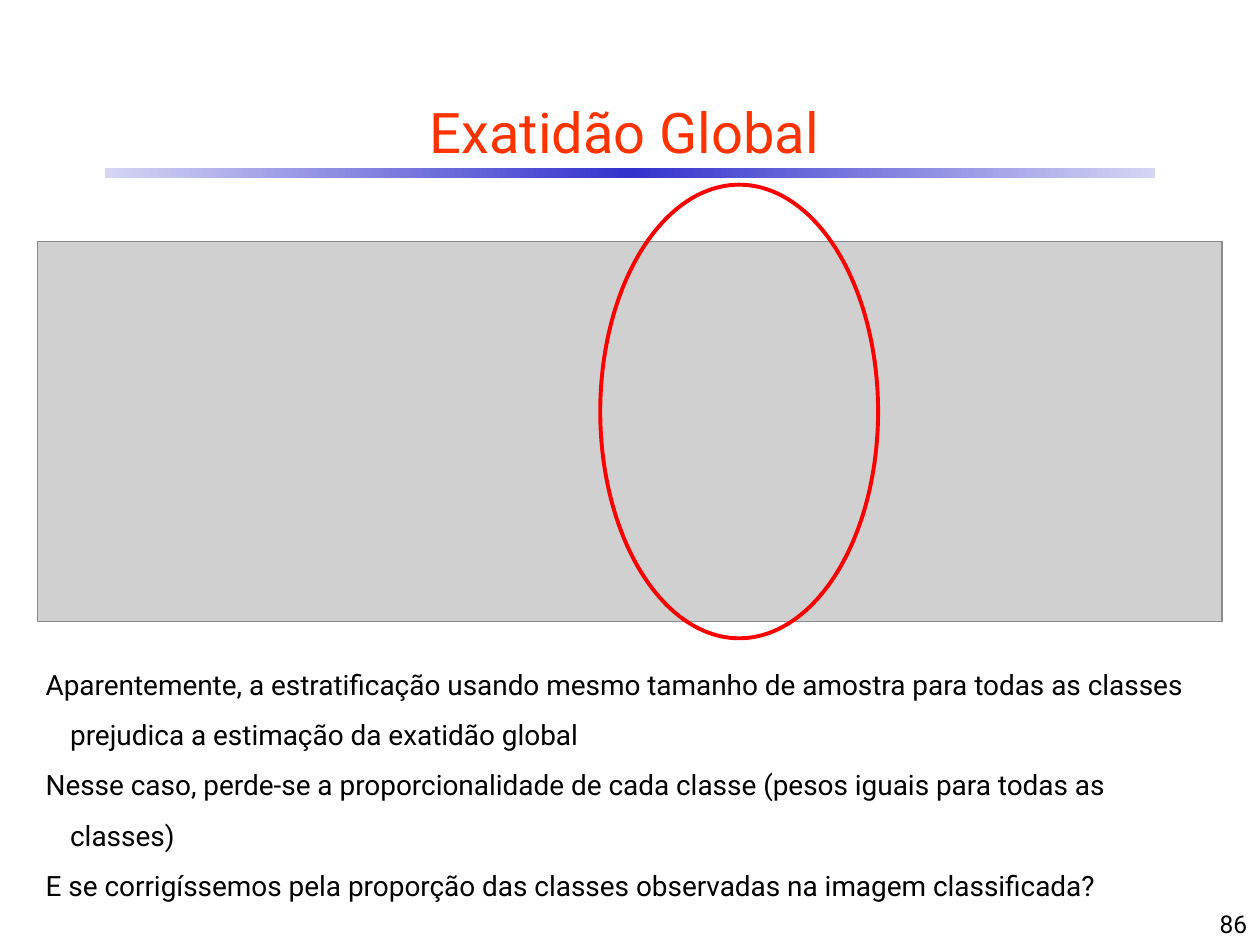
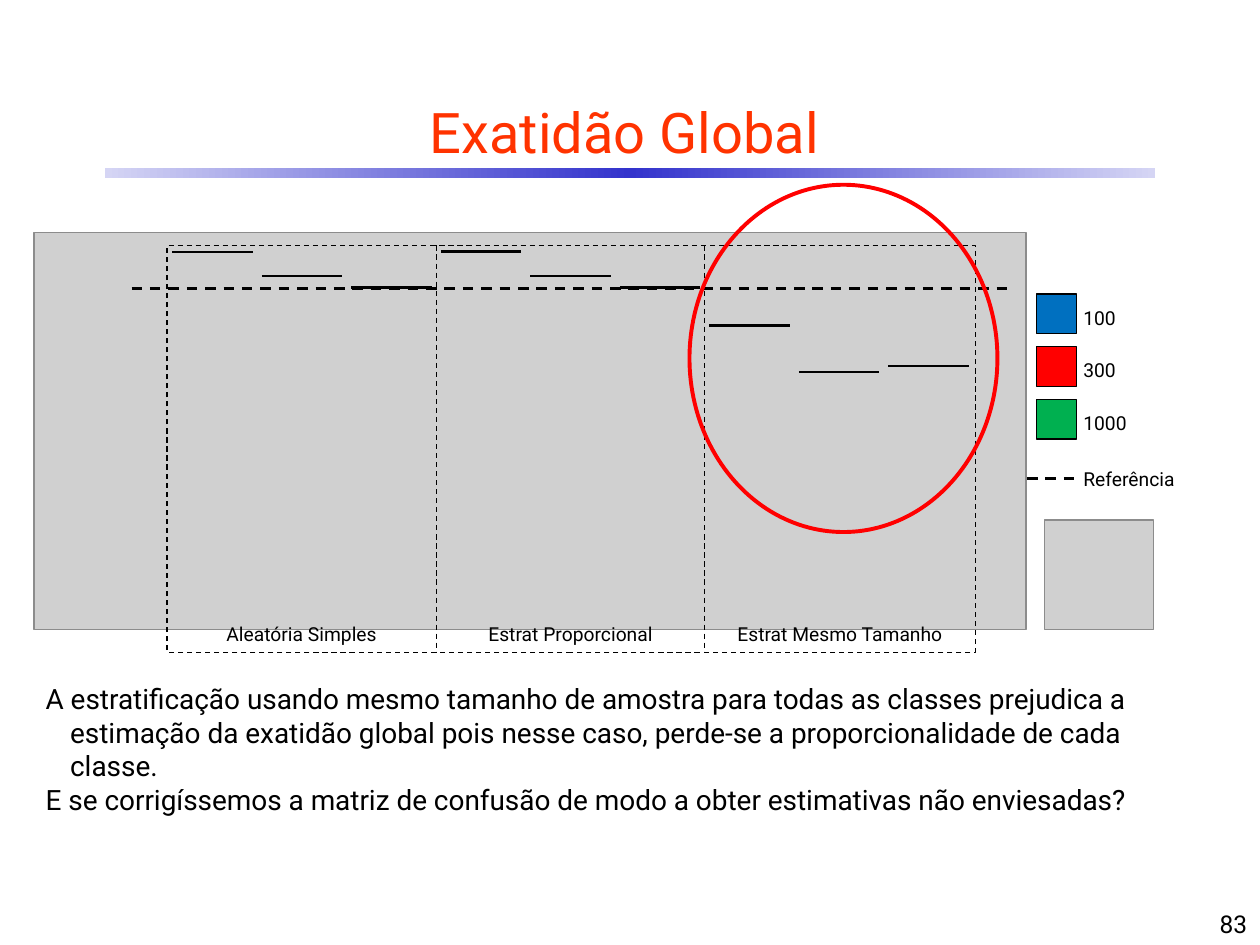
Before and after one commit to CDRenno/Estatistica, a slide deck: slide 83 of ppt/12AvalClass.pptx (slide 86 before the commit). Drawn at 1260x945 pixels with LibreOffice and Linux fonts; fonts in the diff are those of the drawing; grey boxes stand for pictures. Boxes give left, top, right and bottom in pixels: in the first picture for what was removed or moved away, otherwise in the second. Text is boxed around its words. In the diff, an @@ line names an element or a change of style, - is before the commit and + after.

```diff
--- a/ppt/12AvalClass.pptx
+++ b/ppt/12AvalClass.pptx
@@ ellipse: place and size @@
-ellipse at <box>600,185,877,639</box>
+ellipse at <box>689,185,997,533</box>
@@ picture: place and size @@
-picture at <box>38,242,1222,621</box>
+picture at <box>34,233,1026,630</box>
@@ line added from (131, 289) to (1009, 289), #000000 1.5 pt dashed @@
@@ group added at <box>173,252,969,372</box>: 9 lines @@
@@ group added at <box>1027,294,1174,487</box>: 4 texts, 3 rectangles, 1 line @@
+1000
+300
+100
+Referência
@@ picture added at <box>1045,520,1154,630</box> @@
@@ group added at <box>168,246,976,653</box>: 3 texts, 2 lines, 1 rectangle @@
+Aleatória Simples
+Estrat Proporcional
+Estrat Mesmo Tamanho
@@ text at <box>46,687,1125,816</box>: text changed @@
-Aparentemente, a estratificação usando mesmo tamanho de amostra para todas as classes prejudica a estimação da exatidão global
-Nesse caso, perde-se a proporcionalidade de cada classe (pesos iguais para todas as classes)
-E se corrigíssemos pela proporção das classes observadas na imagem classificada?
+A estratificação usando mesmo tamanho de amostra para todas as classes prejudica a estimação da exatidão global pois nesse caso, perde-se a proporcionalidade de cada classe.
+E se corrigíssemos a matriz de confusão de modo a obter estimativas não enviesadas?
@@ page number at <box>1220,915,1248,934</box>: text changed @@
-86
+83
```
Also in this commit, not shown: 45 other slides changed, 18 slides added, 11 slides removed, 1 other file.
